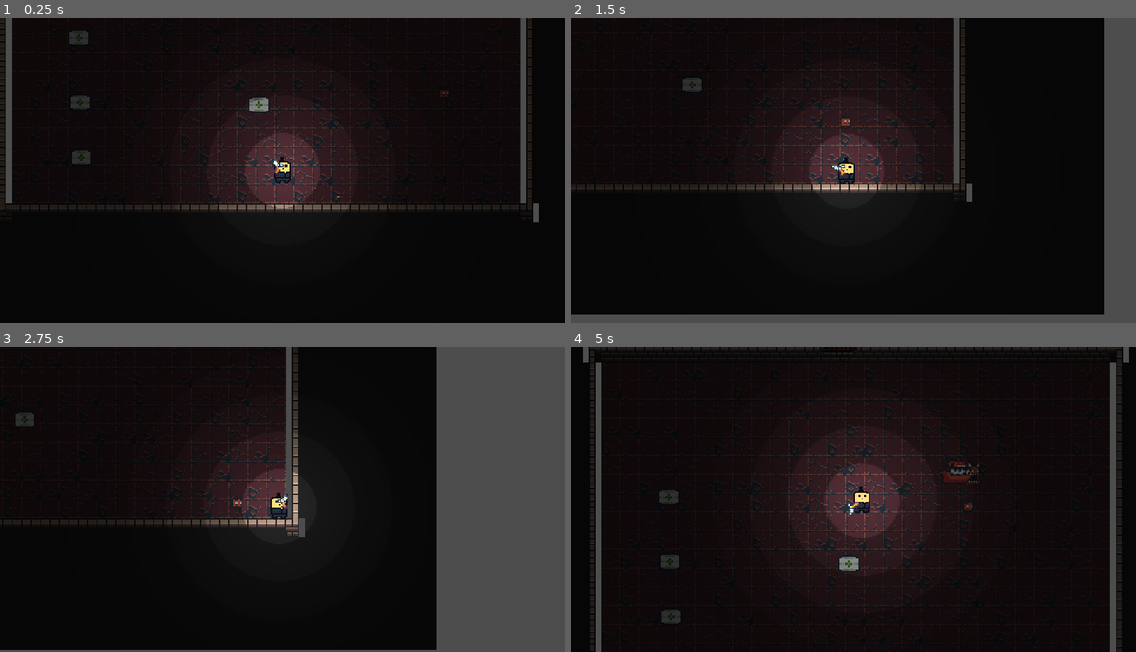
Above: before the commit, frames 1-4 (two rows, left to right).
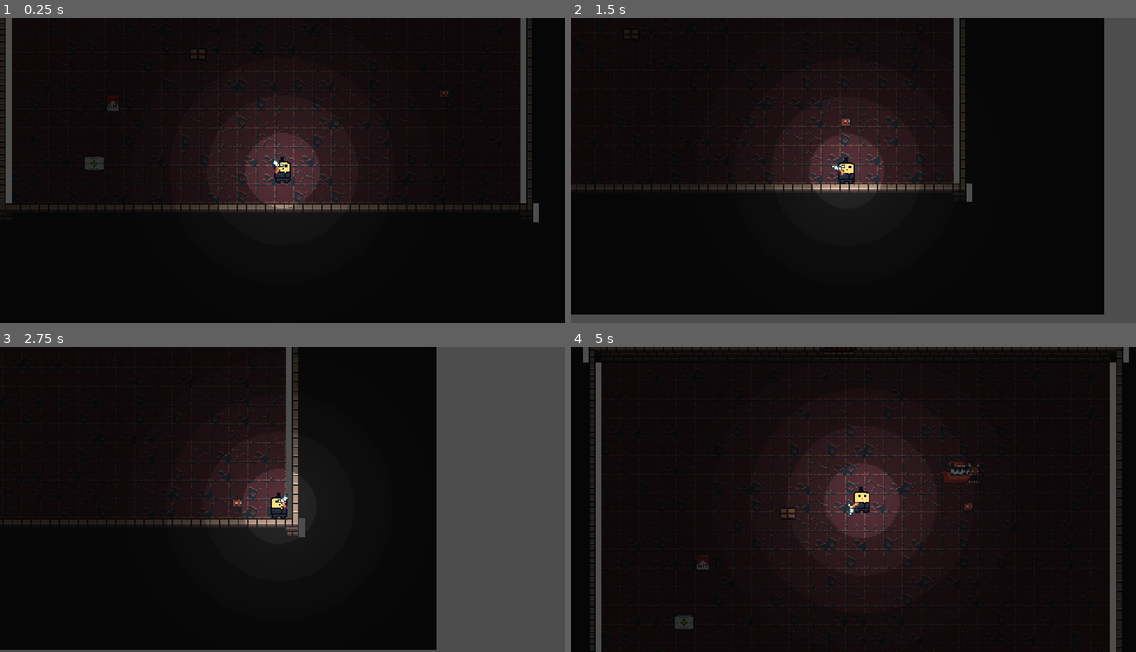
Above: after the commit, the same moments.

Repository: LeonMarin12/BrackeysGameJam_2026
Game: Godot game, scene res://Debug/level.tscn
The game is run twice, just before and just after one commit, with the same random seed, the same clock (stepped at 60 frames per second) and the same inputs. This scene is started directly instead of the project's main scene.
Inputs (mouse positions are in pixels of both pictures, inside the frame that each line leads up to):
- Up to frame 1 (0.25 s): no input
- Up to frame 2 (1.5 s): tap Enter at 0.5 s; move the mouse to (977, 155) at 0.52 s; hold D (move_right) 0.53-1.28 s; tap E (interact) at 0.6 s; move the mouse to (740, 185) at 1.27 s; hold S (move_down) from 1.28 s (still down); right-click (740, 185) at 1.35 s
- Up to frame 3 (2.75 s): tap E (interact) at 1.55, 2.1 s; move the mouse to (339, 432) at 2.02 s; release S (move_down) at 2.03 s; hold D (move_right) from 2.03 s (still down)
- Up to frame 4 (5 s): move the mouse to (825, 560) at 2.77 s; release D (move_right) at 2.78 s; hold W (move_up) 2.78-3.53 s; click (825, 560) at 2.85 s; tap E (interact) at 3.05, 3.6, 4.55 s; move the mouse to (1023, 545) at 3.52 s; hold A (move_left) from 3.53 s (still down); move the mouse to (684, 453) at 4.27 s; right-click (684, 453) at 4.35 s

The runs differ from the first frame. In frame 1, 0.7% of the frame differs, in the area x 12-61%, y 4-60%; in frame 2, 0.1%; in frame 3, 0.1%; in frame 4, 0.8%, in the area x 15-51%, y 46-93%.

Commit message:
new pickups

Diff:
--- a/Debug/level.tscn
+++ b/Debug/level.tscn
@@ -8,9 +8,9 @@
 [ext_resource type="PackedScene" uid="uid://88npcoe0nnkb" path="res://Main/Pickup/healing_pickup.tscn" id="6_up3c0"]
 [ext_resource type="PackedScene" uid="uid://c23n1ijj64c76" path="res://Main/Ambient/dark_manager.tscn" id="7_eq2nm"]
 [ext_resource type="Texture2D" uid="uid://qxgegd1cubn2" path="res://Assets/ExternalAssets/0x72_DungeonTilesetII_v1.7/frames/doors_leaf_closed.png" id="7_woqe0"]
+[ext_resource type="PackedScene" uid="uid://lpw5ievpnv2n" path="res://Main/Pickup/ammo_pickup.tscn" id="8_woqe0"]
 [ext_resource type="PackedScene" uid="uid://jdfyk616k3cl" path="res://Main/Enemy/enemy_5.tscn" id="9_3c1b4"]
-[ext_resource type="PackedScene" uid="uid://dw1vnnmq21muc" path="res://Main/Particles/casing.tscn" id="9_v81rb"]
-[ext_resource type="Shader" uid="uid://tn0du8ohh733" path="res://Resources/outline.gdshader" id="9_woqe0"]
+[ext_resource type="PackedScene" uid="uid://bvekxbywtmre6" path="res://Main/Pickup/sanity_pickup.tscn" id="9_afqey"]
 
 [sub_resource type="OccluderPolygon2D" id="OccluderPolygon2D_up3c0"]
 polygon = PackedVector2Array(-8, -8, 8, -8, 8, 8, -8, 8)
@@ -161,11 +161,6 @@
 sources/0 = SubResource("TileSetAtlasSource_i0gb6")
 sources/1 = SubResource("TileSetAtlasSource_afqey")
 
-[sub_resource type="ShaderMaterial" id="ShaderMaterial_afqey"]
-shader = ExtResource("9_woqe0")
-shader_parameter/line_color = Color(1, 1, 1, 1)
-shader_parameter/line_thickness = 1.0000000475
-
 [node name="DebugLevel" type="Node2D" unique_id=1018732396]
 
 [node name="TileMapLayer" type="TileMapLayer" parent="." unique_id=1927653137]
@@ -191,22 +186,15 @@
 [node name="Enemy_5" parent="Enemies" unique_id=1746944783 instance=ExtResource("9_3c1b4")]
 position = Vector2(331, 135)
 
-[node name="Drops" type="Node2D" parent="." unique_id=1301555077]
-
-[node name="Drop" parent="Drops" unique_id=779324081 instance=ExtResource("6_up3c0")]
-material = SubResource("ShaderMaterial_afqey")
-position = Vector2(274, 220)
-
-[node name="Drop2" parent="Drops" unique_id=446454965 instance=ExtResource("6_up3c0")]
-position = Vector2(121, 163)
-
-[node name="Drop3" parent="Drops" unique_id=185456117 instance=ExtResource("6_up3c0")]
-position = Vector2(122, 218)
-
-[node name="Drop4" parent="Drops" unique_id=1657029099 instance=ExtResource("6_up3c0")]
-position = Vector2(123, 265)
-
-[node name="Casing" parent="." unique_id=744884311 instance=ExtResource("9_v81rb")]
-position = Vector2(342, 266)
+[node name="Pickups" type="Node2D" parent="." unique_id=1301555077]
+
+[node name="AmmoPickup" parent="Pickups" unique_id=420215204 instance=ExtResource("8_woqe0")]
+position = Vector2(222, 177)
+
+[node name="SanityPickup" parent="Pickups" unique_id=1369275419 instance=ExtResource("9_afqey")]
+position = Vector2(150, 218)
+
+[node name="HealingPickup" parent="Pickups" unique_id=895508218 instance=ExtResource("6_up3c0")]
+position = Vector2(134, 270)
 
 [node name="DarkManager" parent="." unique_id=902873304 instance=ExtResource("7_eq2nm")]
--- /dev/null
+++ b/Main/Pickup/ammo_pickup.tscn
@@ -0,0 +1,23 @@
+[gd_scene format=3 uid="uid://lpw5ievpnv2n"]
+
+[ext_resource type="Script" uid="uid://um403ni57c77" path="res://Main/Pickup/pickup.gd" id="1_ayksx"]
+[ext_resource type="Texture2D" uid="uid://b5i6qm4mqpmdv" path="res://Assets/Pickup/ammo_item.png" id="2_ayksx"]
+
+[sub_resource type="RectangleShape2D" id="RectangleShape2D_3u5bt"]
+size = Vector2(14, 10)
+
+[node name="AmmoPickup" type="RigidBody2D" unique_id=420215204]
+collision_layer = 4
+collision_mask = 12
+gravity_scale = 0.0
+linear_damp = 2.5
+angular_damp = 3.0
+script = ExtResource("1_ayksx")
+pickup_name = "ammo"
+value = 6
+
+[node name="Sprite2D" type="Sprite2D" parent="." unique_id=1182484378]
+texture = ExtResource("2_ayksx")
+
+[node name="CollisionShape2D" type="CollisionShape2D" parent="." unique_id=119508120]
+shape = SubResource("RectangleShape2D_3u5bt")
--- a/Main/Pickup/healing_pickup.tscn
+++ b/Main/Pickup/healing_pickup.tscn
@@ -8,12 +8,13 @@
 
 [node name="HealingPickup" type="RigidBody2D" unique_id=420215204]
 collision_layer = 4
-collision_mask = 8
+collision_mask = 12
 gravity_scale = 0.0
 linear_damp = 2.5
 angular_damp = 3.0
 script = ExtResource("2_xotts")
 pickup_name = "healing"
+value = 50
 
 [node name="Sprite2D" type="Sprite2D" parent="." unique_id=1182484378]
 texture = ExtResource("1_hhghu")
--- a/Main/Pickup/pickup.gd
+++ b/Main/Pickup/pickup.gd
@@ -2,7 +2,7 @@
 class_name Pickup
 
 @export_enum("healing", "sanity", "ammo") var pickup_name: String
-
+@export var value :int = 10
 
 func take_impulse(push_force, direction):
 	apply_impulse(push_force * direction)
--- /dev/null
+++ b/Main/Pickup/sanity_pickup.tscn
@@ -0,0 +1,24 @@
+[gd_scene format=3 uid="uid://bvekxbywtmre6"]
+
+[ext_resource type="Script" uid="uid://um403ni57c77" path="res://Main/Pickup/pickup.gd" id="1_7co34"]
+[ext_resource type="Texture2D" uid="uid://cmnyjxij8vjvb" path="res://Assets/Pickup/sanity_item.png" id="2_7co34"]
+
+[sub_resource type="RectangleShape2D" id="RectangleShape2D_l4h7g"]
+size = Vector2(12, 15)
+
+[node name="SanityPickup" type="RigidBody2D" unique_id=420215204]
+collision_layer = 4
+collision_mask = 12
+gravity_scale = 0.0
+linear_damp = 2.5
+angular_damp = 3.0
+script = ExtResource("1_7co34")
+pickup_name = "sanity"
+value = 25
+
+[node name="Sprite2D" type="Sprite2D" parent="." unique_id=1182484378]
+texture = ExtResource("2_7co34")
+
+[node name="CollisionShape2D" type="CollisionShape2D" parent="." unique_id=119508120]
+position = Vector2(0, 0.5)
+shape = SubResource("RectangleShape2D_l4h7g")
--- a/Main/Player/interaction_manager.gd
+++ b/Main/Player/interaction_manager.gd
@@ -11,17 +11,17 @@
 func _process(_delta):
 	if Input.is_action_just_pressed('interact'):
 		if selected_body is Pickup:
-			_pick_item(selected_body.pickup_name)
+			_pick_item(selected_body.pickup_name, selected_body.value)
 
 
-func _pick_item(pickup_name):
+func _pick_item(pickup_name, value):
 	match pickup_name:
 		'healing':
-			pass
+			if !player.restore_health(value): return
 		'sanity':
-			pass
+			if !player.restore_sanity(value): return
 		'ammo':
-			pass
+			if !player.restore_ammo(value): return
 	selected_body.disappear()
 
 
--- a/Main/Player/player.gd
+++ b/Main/Player/player.gd
@@ -4,6 +4,8 @@
 @export var acceleration: float = 10.0
 @export var max_health: float = 100.0
 @export var max_sanity: float = 100.0
+
+@onready var weapon_manager = %WeaponManager
 
 var health := max_health
 var sanity := max_sanity
@@ -24,6 +26,29 @@
 	velocity += direction * impulse_force
 
 
+func restore_health(value) -> bool:
+	if health == max_health: return false
+	elif (health + value) > max_health:
+		health = max_health
+	else:
+		health += value
+	return true
+
+func restore_sanity(value) -> bool:
+	if sanity >= max_sanity * 1.9 : return false
+	elif (sanity + value) > max_sanity:
+		sanity = max_sanity
+	else:
+		sanity += value
+	return true
+
+func restore_ammo(value):
+	if weapon_manager.bullets_left == weapon_manager.max_bullets: return false
+	if (weapon_manager.bullets_left + value) > weapon_manager.max_bullets:
+		weapon_manager.bullets_left = weapon_manager.max_bullets
+	else: weapon_manager.bullets_left += value
+	return true
+
 func take_damage(damage):
 	health -= damage
 	GlobalEvents.shake_camera.emit(0.35, 0.8)
--- a/Main/Player/player.tscn
+++ b/Main/Player/player.tscn
@@ -184,6 +184,7 @@
 texture = ExtResource("5_y2cg6")
 
 [node name="WeaponManager" type="Node2D" parent="." unique_id=2089479805]
+unique_name_in_owner = true
 script = ExtResource("5_6ysni")
 bullet_scene = ExtResource("6_s1rgi")
 casing_scene = ExtResource("8_y2cg6")
--- a/Main/Player/weapon_manager.gd
+++ b/Main/Player/weapon_manager.gd
@@ -23,7 +23,8 @@
 
 var interrupt_reload :bool = false
 var mouse_direction :Vector2
-var bullets_left = weapon_magazines * bullets_per_magazine
+var max_bullets = weapon_magazines * bullets_per_magazine
+var bullets_left = max_bullets
 var bullets_in_magazine = bullets_per_magazine
 
 
